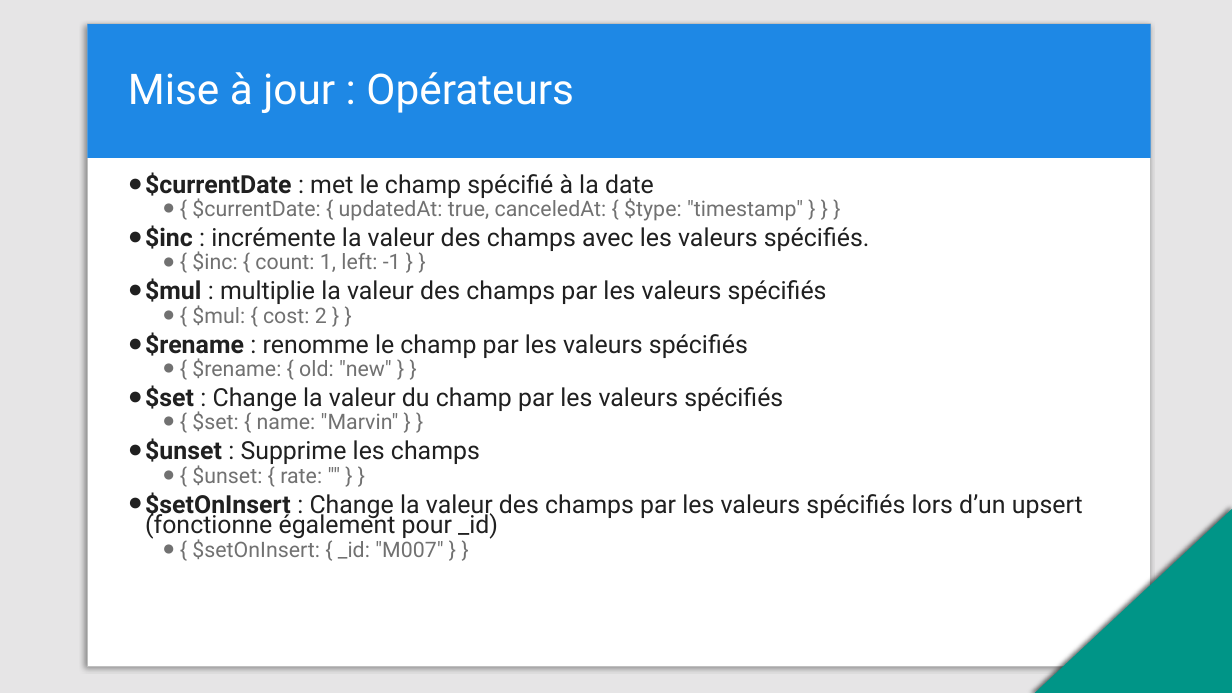
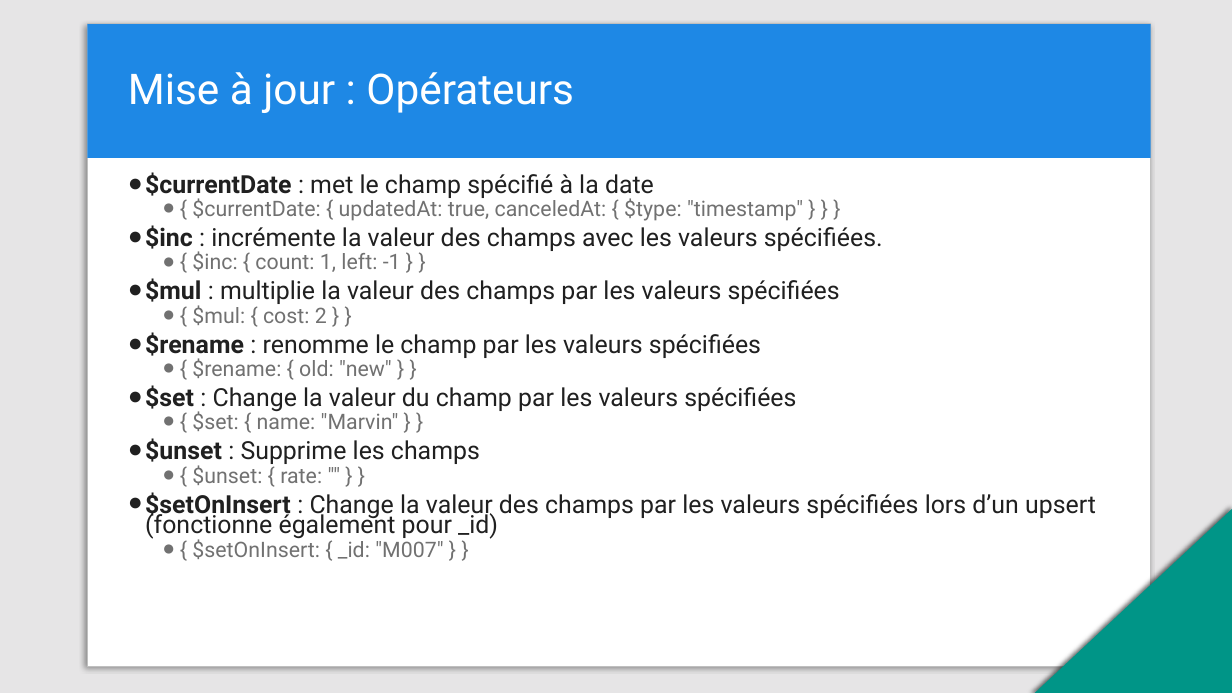
Before and after one commit to dohr-michael/training-mongodb, a slide deck: slide 22 of MongoDB-CRUD.pptx. Drawn at 1232x693 pixels with LibreOffice and Linux fonts; fonts in the diff are those of the drawing. Boxes give left, top, right and bottom in pixels: in the first picture for what was removed or moved away, otherwise in the second. Text is boxed around its words. In the diff, an @@ line names an element or a change of style, - is before the commit and + after.

```diff
--- a/MongoDB-CRUD.pptx
+++ b/MongoDB-CRUD.pptx
@@ text at (145,225,883,253): text changed @@
-● $inc : incrémente la valeur des champs avec les valeurs spécifiés.
+● $inc : incrémente la valeur des champs avec les valeurs spécifiées.
@@ text at (145,278,840,306): text changed @@
-● $mul : multiplie la valeur des champs par les valeurs spécifiés
+● $mul : multiplie la valeur des champs par les valeurs spécifiées
@@ text at (145,332,761,359): text changed @@
-● $rename : renomme le champ par les valeurs spécifiés
+● $rename : renomme le champ par les valeurs spécifiées
@@ text at (145,385,796,411): text changed @@
-● $set : Change la valeur du champ par les valeurs spécifiés
+● $set : Change la valeur du champ par les valeurs spécifiées
@@ text at (145,492,1096,540): text changed @@
-● $setOnInsert : Change la valeur des champs par les valeurs spécifiés lors d’un upsert (fonctionne également pour _id)
+● $setOnInsert : Change la valeur des champs par les valeurs spécifiées lors d’un upsert (fonctionne également pour _id)
```
Also in this commit, not shown: 13 other slides changed.
